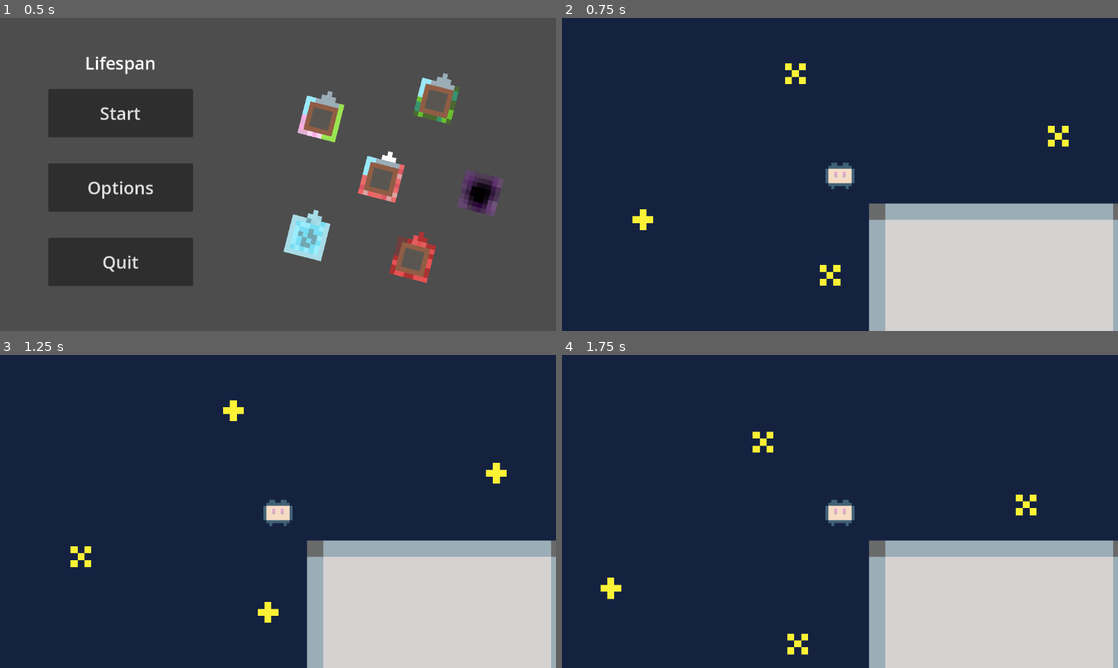
Above: before the commit, frames 1-4 (two rows, left to right).
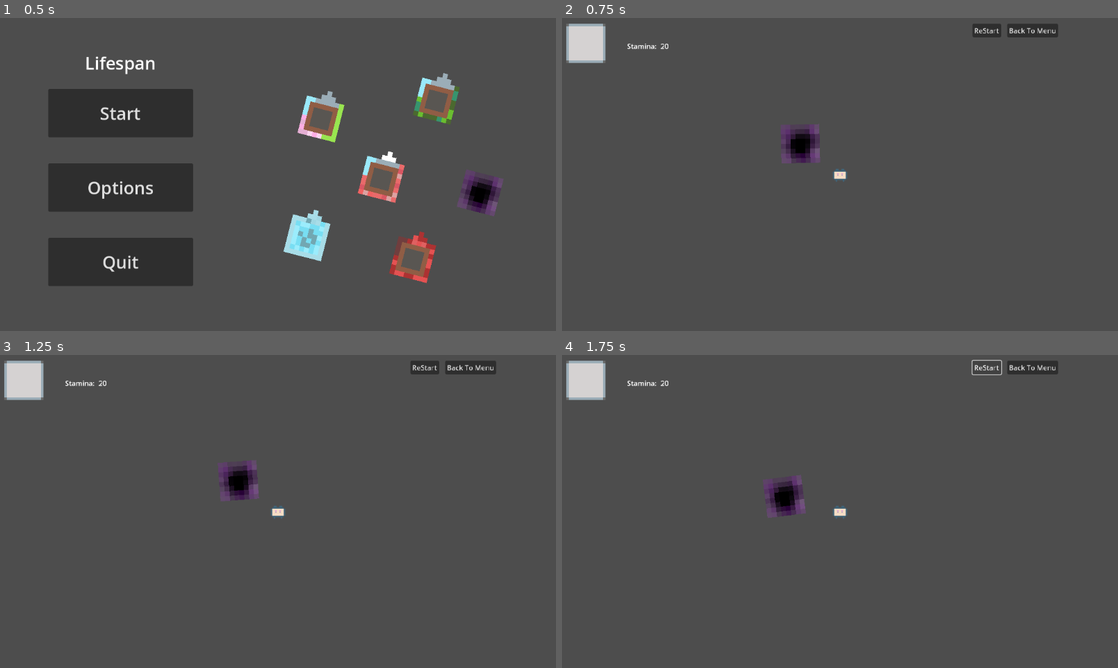
Above: after the commit, the same moments.

Repository: icysamon/LightYearsTraveler
Game: Godot game, scene res://scene/main/menu.tscn
Same seed, same stepped clock (60 frames per second), same inputs: the game is played once before the commit and once after it.
Inputs (mouse positions are in pixels of both pictures, inside the frame that each line leads up to):
- Up to frame 1 (0.5 s): no input
- Up to frame 2 (0.75 s): click "Start" at 0.5 s
- Up to frame 3 (1.25 s): no input
- Up to frame 4 (1.75 s): click (984, 367) at 1.25 s, where only the run after the commit has a clickable "ReStart"

Frame 1 is identical in both runs. In frame 2, 100% of the frame differs, in the area x 0-100%, y 0-100%; in frame 3, 100%; in frame 4, 100%.

Commit message:
feat: auto change planet texture

Diff:
--- a/project.godot
+++ b/project.godot
@@ -10,7 +10,7 @@
 
 [application]
 
-config/name="Lifespan"
+config/name="Million Light Traveler"
 run/main_scene="res://scene/main/menu.tscn"
 config/features=PackedStringArray("4.2", "GL Compatibility")
 boot_splash/image="res://assets/godot_wild_jam/background.png"
--- a/scene/child/planet.tscn
+++ b/scene/child/planet.tscn
@@ -10,6 +10,7 @@
 size = Vector2(8, 8)
 
 [node name="Planet" type="Node2D"]
+z_index = -10
 texture_filter = 1
 script = ExtResource("1_qtws5")
 
@@ -32,5 +33,11 @@
 scale = Vector2(1, 1)
 shape = SubResource("RectangleShape2D_y4js5")
 
+[node name="Timer" type="Timer" parent="."]
+wait_time = 5.0
+autostart = true
+
+[connection signal="area_entered" from="Sprite2D/Area2D" to="." method="_on_area_2d_area_entered"]
 [connection signal="mouse_entered" from="Sprite2D/Area2D" to="." method="_on_mouse_entered"]
 [connection signal="mouse_exited" from="Sprite2D/Area2D" to="." method="_on_mouse_exited"]
+[connection signal="timeout" from="Timer" to="." method="_on_timer_timeout"]
--- a/scene/child/player.tscn
+++ b/scene/child/player.tscn
@@ -12,16 +12,30 @@
 scale = Vector2(3, 3)
 script = ExtResource("1_1c44o")
 
+[node name="Camera2D" type="Camera2D" parent="."]
+
+[node name="UI" parent="Camera2D" instance=ExtResource("3_8hhjv")]
+anchors_preset = 0
+anchor_right = 0.0
+anchor_bottom = 0.0
+offset_left = -192.0
+offset_top = -107.0
+offset_right = -192.0
+offset_bottom = -107.0
+grow_horizontal = 1
+grow_vertical = 1
+scale = Vector2(0.3, 0.3)
+size_flags_horizontal = 4
+size_flags_vertical = 4
+mouse_filter = 1
+
 [node name="Sprite2D" type="Sprite2D" parent="."]
 texture = ExtResource("1_e5cpc")
 
-[node name="CharacterBody2D" type="CharacterBody2D" parent="."]
+[node name="Area2D" type="Area2D" parent="."]
 
-[node name="CollisionShape2D" type="CollisionShape2D" parent="CharacterBody2D"]
+[node name="CollisionShape2D" type="CollisionShape2D" parent="Area2D"]
 position = Vector2(0, 0.5)
-shape = SubResource("RectangleShape2D_eymmx")
+shape = SubResource("RectangleShape2D_m1yhp")
 
-[node name="Camera2D" type="Camera2D" parent="."]
-zoom = Vector2(2, 2)
-
-[node name="UI" parent="Camera2D" instance=ExtResource("3_8hhjv")]
+[connection signal="area_entered" from="Area2D" to="Camera2D/UI" method="_on_area_2d_area_entered"]
--- a/scene/main/global.tscn
+++ b/scene/main/global.tscn
@@ -1,6 +1,5 @@
-[gd_scene load_steps=5 format=3 uid="uid://btjqepmvg6mm8"]
+[gd_scene load_steps=4 format=3 uid="uid://btjqepmvg6mm8"]
 
-[ext_resource type="SpriteFrames" uid="uid://cgaikhtrt8ff7" path="res://resource/background.tres" id="1_akduu"]
 [ext_resource type="Script" path="res://scripts/global.gd" id="1_njcqn"]
 [ext_resource type="PackedScene" uid="uid://b5lv76xyyp2au" path="res://scene/child/planet.tscn" id="2_yc56x"]
 [ext_resource type="PackedScene" uid="uid://cxpv1vg6rsf8v" path="res://scene/child/player.tscn" id="3_w17ff"]
@@ -9,15 +8,8 @@
 texture_filter = 1
 script = ExtResource("1_njcqn")
 
-[node name="AnimatedSprite2D" type="AnimatedSprite2D" parent="."]
-position = Vector2(575.843, 324)
-scale = Vector2(7.17304, 7.2)
-sprite_frames = ExtResource("1_akduu")
-autoplay = "default"
-frame_progress = 0.763686
-
 [node name="Player" parent="." instance=ExtResource("3_w17ff")]
-position = Vector2(554, 288)
+position = Vector2(574, 325)
 
 [node name="Planet" parent="." instance=ExtResource("2_yc56x")]
-position = Vector2(810, 546)
+position = Vector2(567, 437)
--- a/scene/main/ui.tscn
+++ b/scene/main/ui.tscn
@@ -1,5 +1,6 @@
-[gd_scene load_steps=3 format=3 uid="uid://b405njjdeo60g"]
+[gd_scene load_steps=4 format=3 uid="uid://b405njjdeo60g"]
 
+[ext_resource type="Script" path="res://scripts/ui.gd" id="1_1jrra"]
 [ext_resource type="Texture2D" uid="uid://cajg1tcsbpvf2" path="res://assets/icon_season/frame.png" id="1_5q6eo"]
 [ext_resource type="Script" path="res://scripts/buttons/back_to_menu.gd" id="2_yhi28"]
 
@@ -10,6 +11,7 @@
 anchor_bottom = 1.0
 grow_horizontal = 2
 grow_vertical = 2
+script = ExtResource("1_1jrra")
 
 [node name="SeasonSystem" type="Control" parent="."]
 layout_mode = 2
@@ -99,4 +101,9 @@
 text = "Back To Menu"
 script = ExtResource("2_yhi28")
 
+[node name="Timer" type="Timer" parent="."]
+wait_time = 5.0
+autostart = true
+
 [connection signal="button_down" from="MenuSystem/MarginContainer/HBoxContainer/BackToMenu/Button" to="MenuSystem/MarginContainer/HBoxContainer/BackToMenu/Button" method="_on_button_down"]
+[connection signal="timeout" from="Timer" to="." method="_on_timer_timeout"]
--- a/scripts/global.gd
+++ b/scripts/global.gd
@@ -15,7 +15,7 @@
 
 const PLANET_QUANTITY = 100
 const DISTANCE_MAX : int = 10000
-const R_INCREMENT : int = 100
+const R_INCREMENT : int = 200
 
 var creation_radius : int = 0
 var target : Vector2 = Vector2.ZERO
--- a/scripts/planet.gd
+++ b/scripts/planet.gd
@@ -6,12 +6,39 @@
 @export var TEXTURE : Texture
 @export var speed_rotation : float = 0.5
 
+const PLANET_SPRING = preload("res://assets/planet/spring.png")
+const PLANET_SUMMER = preload("res://assets/planet/summer.png")
+const PLANET_AUTUMN = preload("res://assets/planet/autumn.png")
+const PLANET_WINTER = preload("res://assets/planet/winter.png")
+const PLANET_HELL0 = preload("res://assets/planet/hell0.png")
+const PLANET_BLACK_HOLE = preload("res://assets/planet/black_hole.png")
+
+var planet_style = [
+	PLANET_SPRING,
+	PLANET_SUMMER,
+	PLANET_AUTUMN,
+	PLANET_WINTER,
+	PLANET_HELL0,
+	PLANET_BLACK_HOLE]
+
 var default_scale : Vector2 = Vector2.ONE
 var tween_size_add : Vector2 = Vector2.ONE * 0.2
+
+var status : String = "null"
+
+
 # Called when the node enters the scene tree for the first time.
 func _ready():
 	default_scale = scale
 	SPRITE2D.texture = TEXTURE
+	match SPRITE2D.texture:
+		PLANET_SPRING: status = "spring"
+		PLANET_SUMMER: status = "summer"
+		PLANET_AUTUMN: status = "autumn"
+		PLANET_WINTER: status = "winter"
+		PLANET_HELL0: status = "hello"
+		PLANET_BLACK_HOLE: status = "black_hole"
+
 
 
 func _physics_process(delta):
@@ -26,3 +53,36 @@
 func _on_mouse_exited():
 	var tween = get_tree().create_tween()
 	tween.tween_property(self, "scale", default_scale, TWEEN_SCALE_TIME)
+
+
+func _on_area_2d_area_entered(area):
+	pass # Replace with function body.
+
+
+func _on_timer_timeout():
+	match SPRITE2D.texture:
+		PLANET_SPRING:
+			SPRITE2D.texture = PLANET_SUMMER
+			status = "summer"
+		PLANET_SUMMER:
+			SPRITE2D.texture = PLANET_AUTUMN
+			status = "autumn"
+		PLANET_AUTUMN:
+			SPRITE2D.texture = PLANET_WINTER
+			status = "winter"
+		PLANET_WINTER:
+			SPRITE2D.texture = PLANET_HELL0
+			status = "hell0"
+		PLANET_HELL0:
+			SPRITE2D.texture = PLANET_BLACK_HOLE
+			status = "black_hole"
+		PLANET_BLACK_HOLE:
+			SPRITE2D.texture = planet_style.pick_random()
+			match SPRITE2D.texture:
+				PLANET_SPRING: status = "spring"
+				PLANET_SUMMER: status = "summer"
+				PLANET_AUTUMN: status = "autumn"
+				PLANET_WINTER: status = "winter"
+				PLANET_HELL0: status = "hello"
+				PLANET_BLACK_HOLE: status = "black_hole"
+	pass # Replace with function body.
--- a/scripts/player.gd
+++ b/scripts/player.gd
@@ -1,6 +1,6 @@
 extends Node2D
 
-const SPEED_MAX = 50.0
+const SPEED = 50.0
 
 func _physics_process(delta):
 	pass
--- /dev/null
+++ b/scripts/ui.gd
@@ -0,0 +1,25 @@
+extends Control
+
+@onready var STAMINA_STATUS = $StaminaSystem/MarginContainer/HBoxContainer/Label_Status
+var stamina : int = 20
+
+# Called when the node enters the scene tree for the first time.
+func _ready():
+	STAMINA_STATUS.text = str(stamina)
+	pass # Replace with function body.
+
+
+# Called every frame. 'delta' is the elapsed time since the previous frame.
+func _process(delta):
+	pass
+
+
+func _on_timer_timeout():
+	if stamina > 0:
+		stamina -= 1
+		STAMINA_STATUS.text = str(stamina)
+	pass # Replace with function body.
+
+
+func _on_area_2d_area_entered(area):
+	pass # Replace with function body.
Not shown: 1 places in scene/child/player.tscn that only renumber resources
